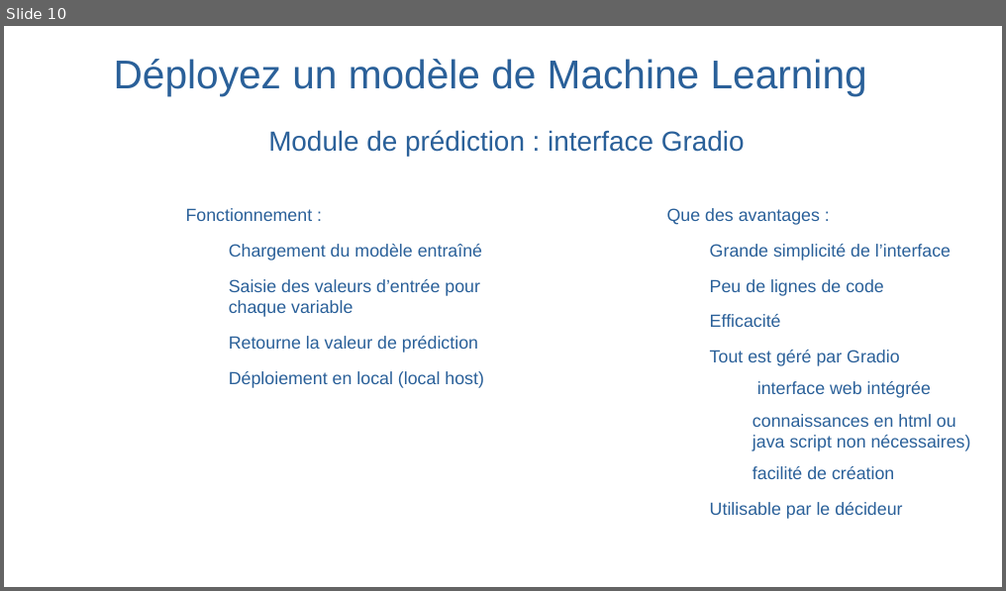
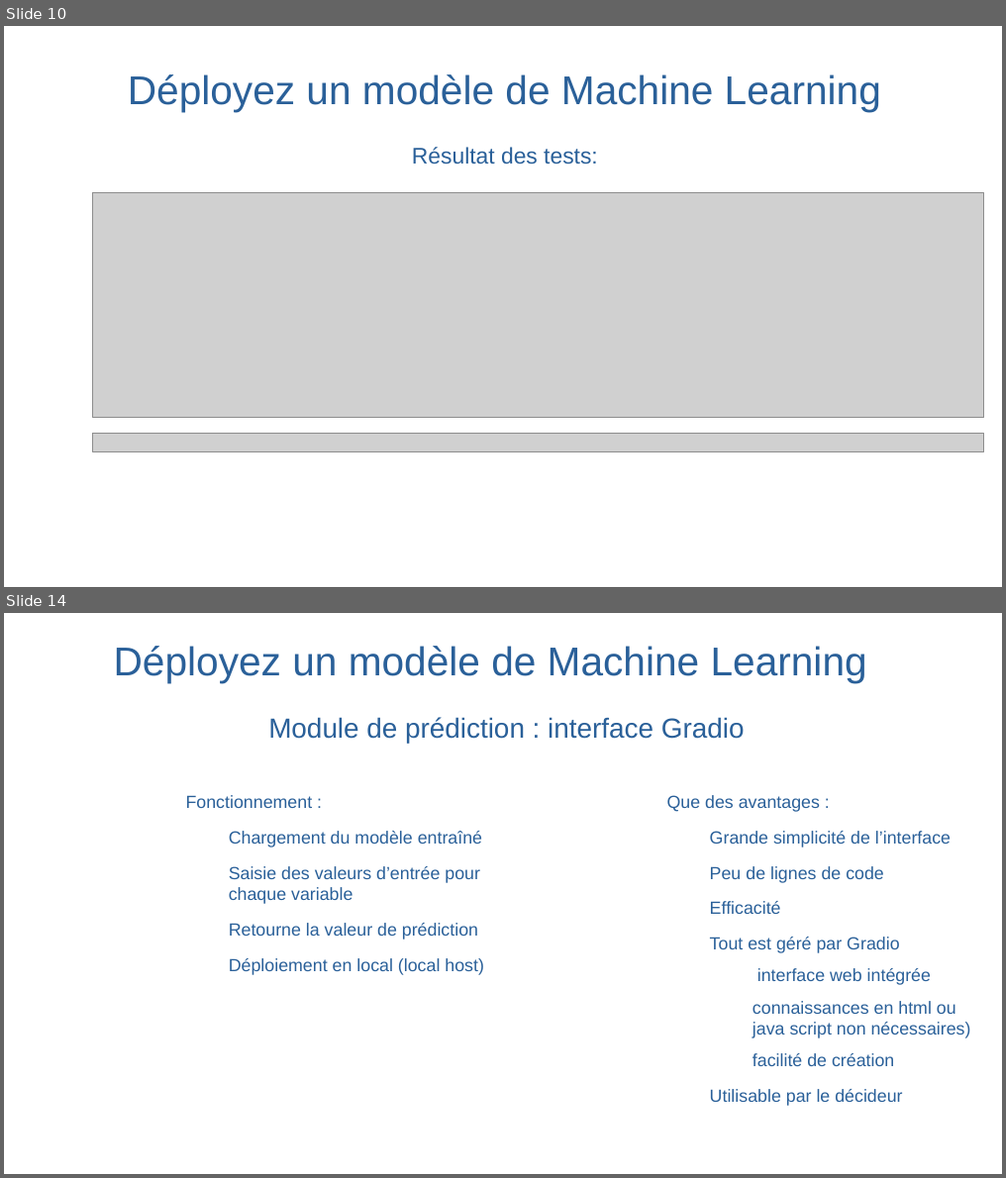
Before and after one commit to christophesallessacareau-boop/Deployez_un_modele_de_ML, a slide deck: Salles_Christophe_5_presentation_122025.odp. Shown one above the other, each under a label of ours: slide 10 before the commit, slides 10 and 14 after it; the slides between them are not shown. The pictures are 1006x591 and 1006x1178 pixels, drawn with LibreOffice and Linux fonts; fonts in the diff are those of the drawing; grey boxes stand for pictures; background and template pictures are left out. Boxes give left, top, right and bottom in pixels: in the first picture for what was removed or moved away, otherwise in the second. Text is boxed around its words. In the diff, an @@ line names an element or a change of style, - is before the commit and + after.

```diff
--- a/Salles_Christophe_5_presentation_122025.odp
+++ b/Salles_Christophe_5_presentation_122025.odp
@@ slide 10 added at <box>4,26,1002,587</box>, background picture (left out) @@
@@ title added at <box>128,75,881,111</box>, 32 pt, text #2A6099 @@
+Déployez un modèle de Machine Learning
@@ title added at <box>412,147,598,165</box>, 18 pt, text #2A6099 @@
+Résultat des tests:
@@ picture added at <box>93,192,984,418</box> @@
@@ picture added at <box>93,435,984,454</box> @@
@@ what was slide 10 is now slide 14 @@
```
Also in this commit, not shown: 4 slides changed, 4 other slides added, 1 slide removed.
